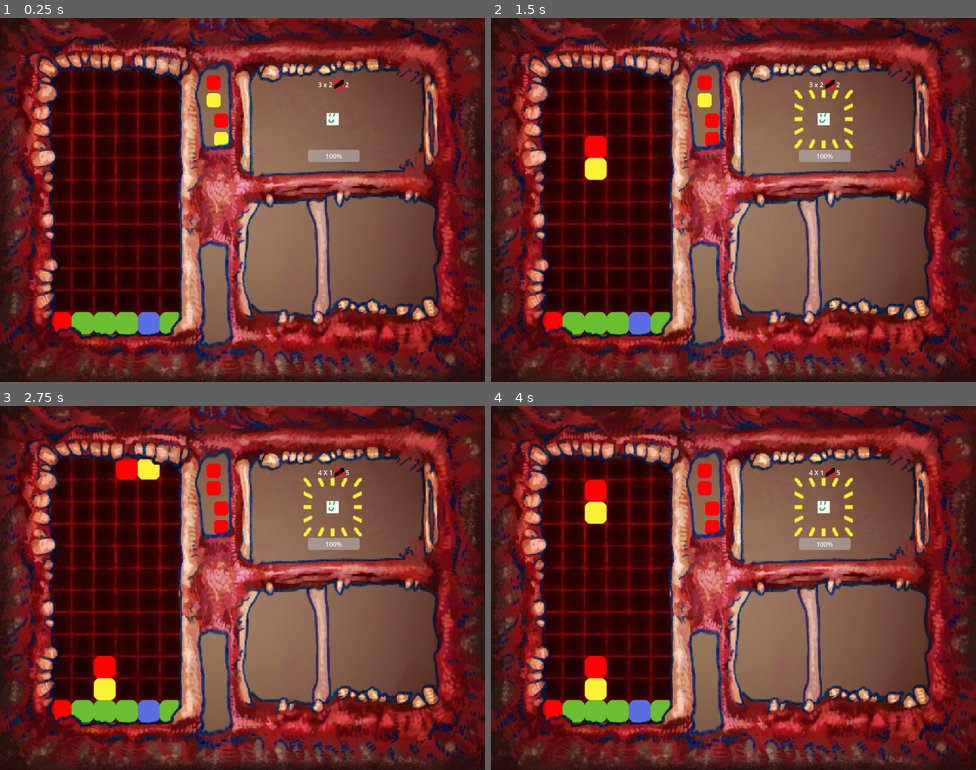
Above: before the commit, frames 1-4 (two rows, left to right).
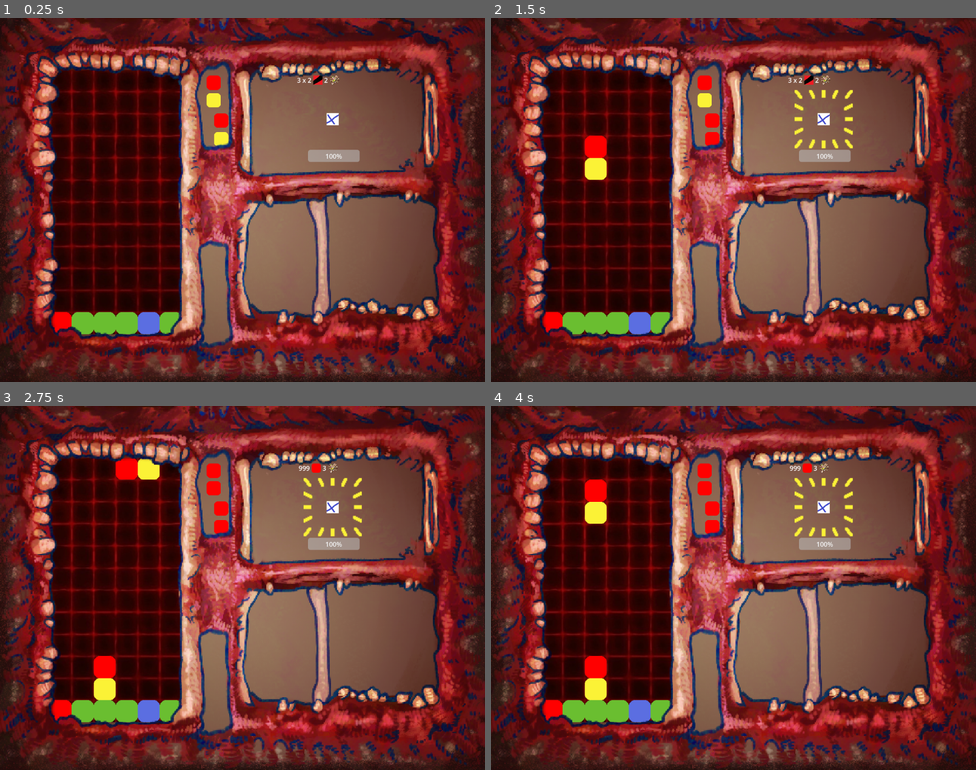
Above: after the commit, the same moments.

Repository: MarGamaDev/PuyoPuyoLike
Game: Godot game, scene res://Scenes/combat.tscn
The game is run twice, just before and just after one commit, with the same random seed, the same clock (stepped at 60 frames per second) and the same inputs. The engine's default icon, where the game draws it, is replaced by a stand-in: a white triangle on a blue panel in a dark square.
Inputs:
- Up to frame 1 (0.25 s): no input
- Up to frame 2 (1.5 s): hold D (puyo_right) 0.53-1.28 s; tap 1 (TESTING_player_spawn) at 0.6 s; tap Enter at 1.25 s; hold S (puyo_down) from 1.28 s (still down); tap J (puyo_rotate) at 1.35 s
- Up to frame 3 (2.75 s): release S (puyo_down) at 2.03 s; hold D (puyo_right) from 2.03 s (still down); tap Shift (switch_target) at 2.1 s
- Up to frame 4 (4 s): tap Space at 2.75 s; tap 1 (TESTING_player_spawn) at 2.85 s; tap Enter at 3.5 s; release D (puyo_right) at 3.53 s; hold A (puyo_left) from 3.53 s (still down); tap J (puyo_rotate) at 3.6 s

The runs differ from the first frame. In frame 1, 0.2% of the frame differs, in the area x 61-72%, y 15-30%; in frame 2, 0.2%; in frame 3, 0.2%; in frame 4, 0.2%.

Commit message:
made intent indicator work

Diff:
--- /dev/null
+++ b/Scenes/Combat/Encounters/attack_test_encounter.tscn
@@ -0,0 +1,54 @@
+[gd_scene load_steps=11 format=3 uid="uid://carcnx12jkm8f"]
+
+[ext_resource type="Script" uid="uid://c086ewc7gw56k" path="res://scripts/Combat/encounter.gd" id="1_oe6c0"]
+[ext_resource type="PackedScene" uid="uid://bx5kscp85ypry" path="res://Scenes/Combat/Enemy/enemy.tscn" id="2_o2g0m"]
+[ext_resource type="Script" uid="uid://c27m7mkd1up2" path="res://scripts/Combat/Enemy/enemy_data.gd" id="3_cnxer"]
+[ext_resource type="Texture2D" uid="uid://b6oxgd10fqwpj" path="res://Placeholder Art/box.png" id="4_jdhbd"]
+[ext_resource type="Script" uid="uid://6v5kccermtmr" path="res://scripts/Combat/Enemy/enemy_attack.gd" id="5_o2g0m"]
+
+[sub_resource type="Resource" id="Resource_o2g0m"]
+script = ExtResource("3_cnxer")
+health = 20
+sprite = ExtResource("4_jdhbd")
+metadata/_custom_type_script = "uid://c27m7mkd1up2"
+
+[sub_resource type="Resource" id="Resource_cnxer"]
+script = ExtResource("5_o2g0m")
+damage = 4
+number_of_swings = 1
+number_of_turns_till_swing = 3
+attack_type = 0
+metadata/_custom_type_script = "uid://6v5kccermtmr"
+
+[sub_resource type="Resource" id="Resource_jdhbd"]
+script = ExtResource("5_o2g0m")
+damage = 7
+number_of_swings = 1
+number_of_turns_till_swing = 3
+attack_type = 1
+metadata/_custom_type_script = "uid://6v5kccermtmr"
+
+[sub_resource type="Resource" id="Resource_2cf76"]
+script = ExtResource("5_o2g0m")
+damage = 7
+number_of_swings = 1
+number_of_turns_till_swing = 3
+attack_type = 3
+metadata/_custom_type_script = "uid://6v5kccermtmr"
+
+[sub_resource type="Resource" id="Resource_l06n0"]
+script = ExtResource("5_o2g0m")
+damage = 1111
+number_of_swings = 1
+number_of_turns_till_swing = 3
+attack_type = 9
+metadata/_custom_type_script = "uid://6v5kccermtmr"
+
+[node name="AttackTestEncounter" type="Node2D"]
+script = ExtResource("1_oe6c0")
+metadata/_custom_type_script = "uid://c086ewc7gw56k"
+
+[node name="SingleGrunt" parent="." instance=ExtResource("2_o2g0m")]
+attack_behaviour = 1
+enemy_data = SubResource("Resource_o2g0m")
+attacks = Array[ExtResource("5_o2g0m")]([SubResource("Resource_cnxer"), SubResource("Resource_jdhbd"), SubResource("Resource_2cf76"), SubResource("Resource_l06n0"), SubResource("Resource_l06n0"), SubResource("Resource_l06n0"), SubResource("Resource_l06n0")])
--- a/Scenes/Combat/Enemy/intent.tscn
+++ b/Scenes/Combat/Enemy/intent.tscn
@@ -1,14 +1,18 @@
-[gd_scene load_steps=3 format=3 uid="uid://b8mrbhnjhixwm"]
+[gd_scene load_steps=4 format=3 uid="uid://b8mrbhnjhixwm"]
 
-[ext_resource type="Script" uid="uid://c3eujqyaj8s3t" path="res://Scripts/Combat/Enemy/intent_indicator.gd" id="1_ms868"]
+[ext_resource type="Script" uid="uid://c3eujqyaj8s3t" path="res://scripts/Combat/Enemy/intent_indicator.gd" id="1_ms868"]
 [ext_resource type="Texture2D" uid="uid://hvooavpam6hd" path="res://Placeholder Art/puyo_out_of_bounds.png" id="2_71p68"]
+[ext_resource type="Texture2D" uid="uid://b6oxgd10fqwpj" path="res://Placeholder Art/box.png" id="3_71p68"]
 
 [node name="Intent" type="Node2D"]
 script = ExtResource("1_ms868")
 
 [node name="Container" type="HBoxContainer" parent="."]
-offset_right = 40.0
-offset_bottom = 23.0
+anchors_preset = 15
+anchor_right = 1.0
+anchor_bottom = 1.0
+grow_horizontal = 2
+grow_vertical = 2
 size_flags_horizontal = 3
 
 [node name="Damage" type="RichTextLabel" parent="Container"]
@@ -17,7 +21,7 @@
 fit_content = true
 autowrap_mode = 0
 
-[node name="TextureRect" type="TextureRect" parent="Container"]
+[node name="TypeIndicator" type="TextureRect" parent="Container"]
 layout_mode = 2
 texture = ExtResource("2_71p68")
 expand_mode = 2
@@ -27,3 +31,10 @@
 text = "2"
 fit_content = true
 autowrap_mode = 0
+metadata/_edit_group_ = true
+
+[node name="ClockSprite" type="TextureRect" parent="Container"]
+z_index = -1
+layout_mode = 2
+texture = ExtResource("3_71p68")
+expand_mode = 2
--- a/Scenes/combat.tscn
+++ b/Scenes/combat.tscn
@@ -4,11 +4,11 @@
 [ext_resource type="Resource" uid="uid://b01ucdggd8ykf" path="res://Resources/puyo_value_data.tres" id="2_xisnc"]
 [ext_resource type="Texture2D" uid="uid://brsfj1k05k7e7" path="res://Art/combat_background.png" id="2_yt1oa"]
 [ext_resource type="PackedScene" uid="uid://buetvmo3m42v5" path="res://Scenes/PuyoPuyo/puyo_manager.tscn" id="4_ubpar"]
+[ext_resource type="PackedScene" uid="uid://cawgcce4rjrb0" path="res://Scenes/Combat/Encounters/magician_encounter.tscn" id="5_3w34b"]
 [ext_resource type="PackedScene" uid="uid://dh8e8u4ch381l" path="res://Scenes/Combat/player.tscn" id="5_ut0kg"]
 [ext_resource type="PackedScene" uid="uid://1hbj1uv66mu2" path="res://Scenes/DevTools/puyo_test_ui.tscn" id="5_yt1oa"]
 [ext_resource type="Texture2D" uid="uid://14ejxpdanarl" path="res://Art/combat_frame.png" id="7_3w34b"]
 [ext_resource type="Script" uid="uid://b4hbt6qjcu26g" path="res://scripts/Combat/encounter_manager.gd" id="8_twsak"]
-[ext_resource type="PackedScene" uid="uid://cuj4wx1wkdopv" path="res://Scenes/Combat/Encounters/single_grunt_encounter.tscn" id="8_w6tjk"]
 [ext_resource type="PackedScene" uid="uid://b3qfdcqaqmgk4" path="res://Scenes/Combat/combat_effects_manager.tscn" id="11_w6tjk"]
 
 [node name="Combat" type="Node2D"]
@@ -46,7 +46,7 @@
 [node name="EncounterManager" type="Node2D" parent="."]
 position = Vector2(823, 250)
 script = ExtResource("8_twsak")
-encounter_array = Array[PackedScene]([ExtResource("8_w6tjk")])
+encounter_array = Array[PackedScene]([ExtResource("5_3w34b")])
 
 [node name="CombatEffectsManager" parent="." instance=ExtResource("11_w6tjk")]
 
--- a/Scripts/Combat/Enemy/intent_indicator.gd
+++ b/Scripts/Combat/Enemy/intent_indicator.gd
@@ -1,7 +1,26 @@
 class_name EnemyIntentIndicator
 extends Node
 
+var intent_sprite_dictionary = {
+	EnemyAttack.EnemyAttackType.DROP_RANDOM : "res://Placeholder Art/map_node_images/shop_location.png",
+	EnemyAttack.EnemyAttackType.DROP_ROW : "res://Placeholder Art/map_node_images/enemy_location.png",
+	EnemyAttack.EnemyAttackType.REPLACE_BOTTOM : "res://Placeholder Art/puyo_out_of_bounds.png",
+	EnemyAttack.EnemyAttackType.REPLACE_BOTTOM_ROW : "res://Placeholder Art/map_node_images/boss_location.png",
+	EnemyAttack.EnemyAttackType.RAISE_BOTTOM : "res://Placeholder Art/puyo_out_of_bounds.png",
+	EnemyAttack.EnemyAttackType.RAISE_ROW_BOTTOM : "res://Placeholder Art/puyo_out_of_bounds.png",
+	EnemyAttack.EnemyAttackType.REPLACE_RED : "res://Placeholder Art/puyo_red.png",
+	EnemyAttack.EnemyAttackType.REPLACE_BLUE : "res://Placeholder Art/puyo_blue.png",
+	EnemyAttack.EnemyAttackType.REPLACE_GREEN : "res://Placeholder Art/puyo_green.png",
+	EnemyAttack.EnemyAttackType.REPLACE_YELLOW : "res://Placeholder Art/puyo_yellow.png",
+	EnemyAttack.EnemyAttackType.REPLACE_CIRCLE_RANDOM : "res://Placeholder Art/puyo_out_of_bounds.png"
+}
+
 func set_indicator(attack: EnemyAttack, attack_timer: int) -> void:
-	$Container/Damage.text = str(attack.damage) + " X " + str(attack.number_of_swings)
-	# todo: update sprite for attacktype
+	if attack.number_of_swings > 1:
+		$Container/Damage.text = str(attack.damage) + " X " + str(attack.number_of_swings)
+	else:
+		$Container/Damage.text = str(attack.damage)
+
+	$Container/TypeIndicator.texture = load(intent_sprite_dictionary[attack.attack_type])
+
 	$Container/Turns.text = str(attack_timer)
